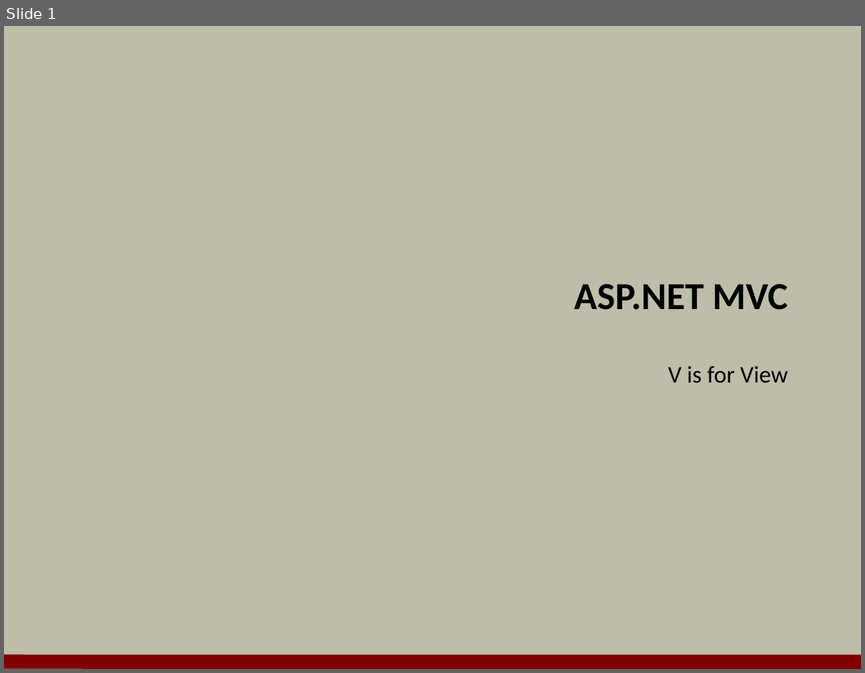
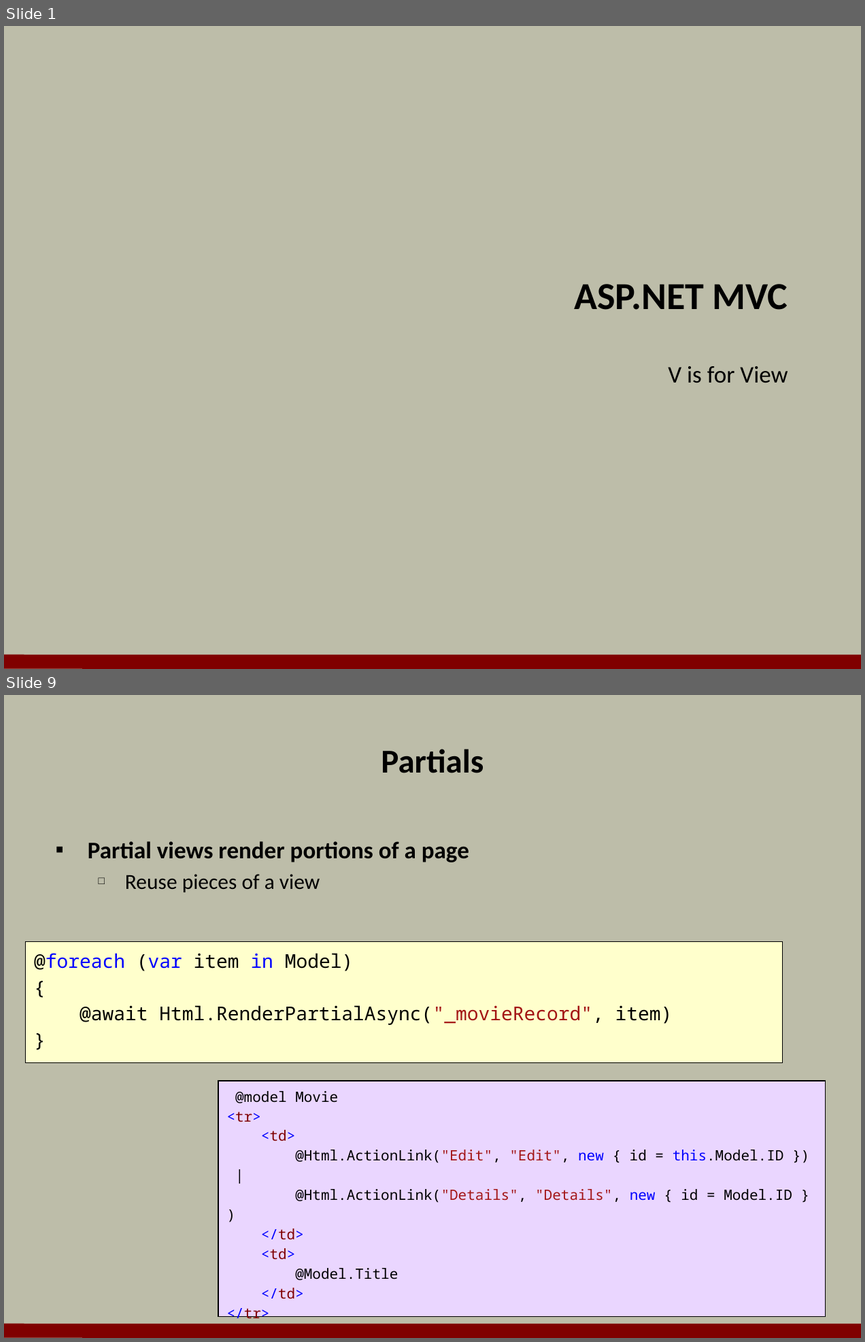
Before and after one commit to OdeToCode/classes, a slide deck: aspnet5/slides/05_ModelsViews.pptx. Shown one above the other, each under a label of ours: slide 1 before the commit, slides 1 and 9 after it; the slides between them are not shown. The pictures are 865x673 and 865x1342 pixels, drawn with LibreOffice and Linux fonts; fonts in the diff are those of the drawing; background and template pictures are left out. Boxes give left, top, right and bottom in pixels: in the first picture for what was removed or moved away, otherwise in the second. Text is boxed around its words. In the diff, an @@ line names an element or a change of style, - is before the commit and + after.

Commit message:
modelsviews

```diff
--- a/aspnet5/slides/05_ModelsViews.pptx
+++ b/aspnet5/slides/05_ModelsViews.pptx
@@ slide 9 added at box(4, 695, 861, 1338), background #BDBDA9; not listed: 1 template element that a slide beside it also shows @@
@@ title added at box(381, 749, 483, 773), 28 pt, text #000000, bold @@
+Partials
@@ text added at box(88, 841, 469, 892), 20 pt, text #000000, bold @@
+▪ Partial views render portions of a page
+  □ Reuse pieces of a view
@@ rectangle added at box(26, 942, 782, 1064), fill #FFFFCC, outline #000000 0.75 pt, 16 pt, text #000000 @@
+@foreach (var item in Model)
+{
+@await Html.RenderPartialAsync("_movieRecord", item)
+}
@@ rectangle added at box(218, 1081, 825, 1317), fill #EAD6FF, outline #000000 0.75 pt, 12 pt, text #000000 @@
+@model Movie
+<tr>
+<td>
+@Html.ActionLink("Edit", "Edit", new { id = this.Model.ID }) |
+@Html.ActionLink("Details", "Details", new { id = Model.ID })
+</td>
+<td>
+@Model.Title
+</td>
+</tr>
```
Also in this commit, not shown: 19 other slides added.
